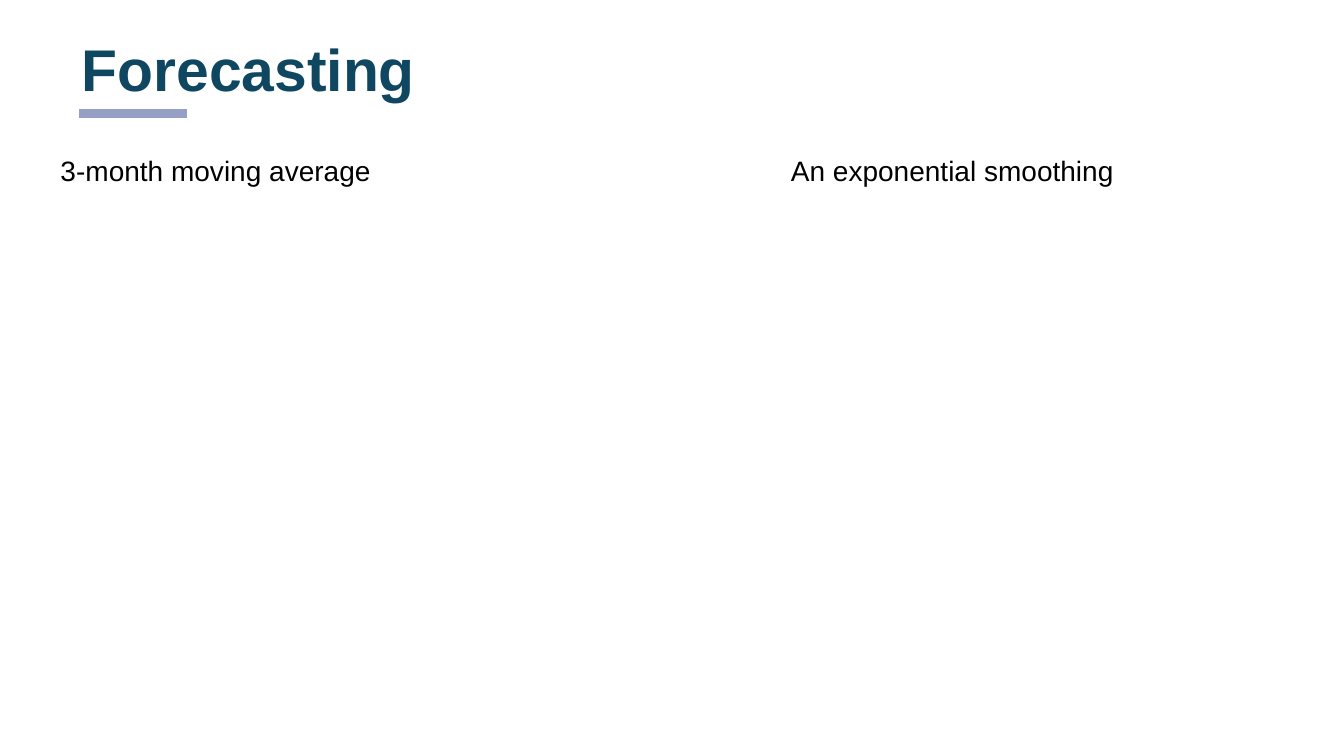
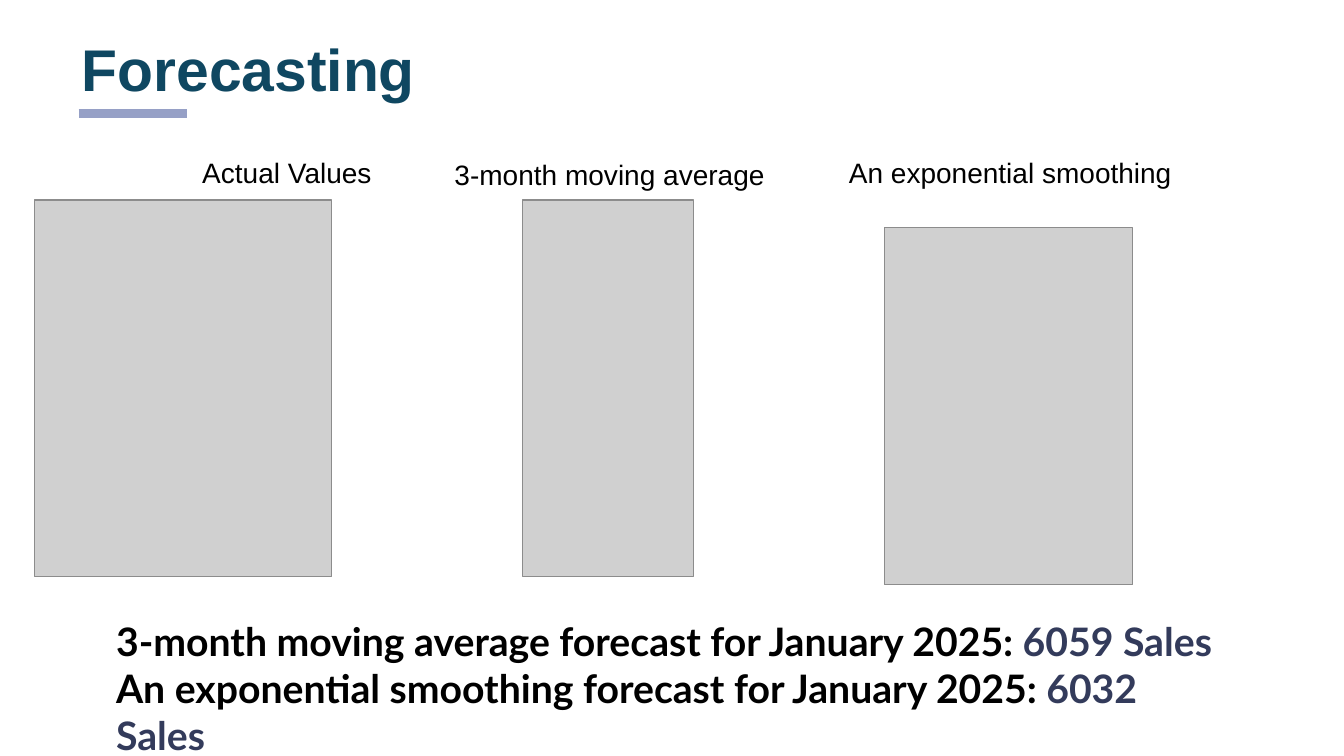
Before and after one commit to Elena-R-P/analytics, a slide deck: slide 7 of TechGear/TechGearCase.pptx. Drawn at 1344x756 pixels with LibreOffice and Linux fonts; fonts in the diff are those of the drawing; grey boxes stand for pictures. Boxes give left, top, right and bottom in pixels: in the first picture for what was removed or moved away, otherwise in the second. Text is boxed around its words. In the diff, an @@ line names an element or a change of style, - is before the commit and + after.

Commit message:
Forecasting

```diff
--- a/TechGear/TechGearCase.pptx
+++ b/TechGear/TechGearCase.pptx
@@ text added at [202, 162, 372, 184], 20 pt, text #000000 @@
+Actual Values
@@ text "3-month moving average": place and size @@
-text "3-month moving average" at [60, 160, 370, 187]
+text "3-month moving average" at [454, 164, 764, 190]
@@ text "An exponential smoothing": place and size @@
-text "An exponential smoothing" at [791, 160, 1113, 187]
+text "An exponential smoothing" at [849, 162, 1171, 188]
@@ picture added at [34, 200, 332, 577] @@
@@ picture added at [523, 200, 694, 577] @@
@@ picture added at [884, 228, 1133, 585] @@
@@ text added at [116, 627, 1212, 710], 28 pt, text #000000, bold @@
+3-month moving average forecast for January 2025: 6059 Sales
+An exponential smoothing forecast for January 2025: 6032 Sales
```
Also in this commit, not shown: 2 other files.
